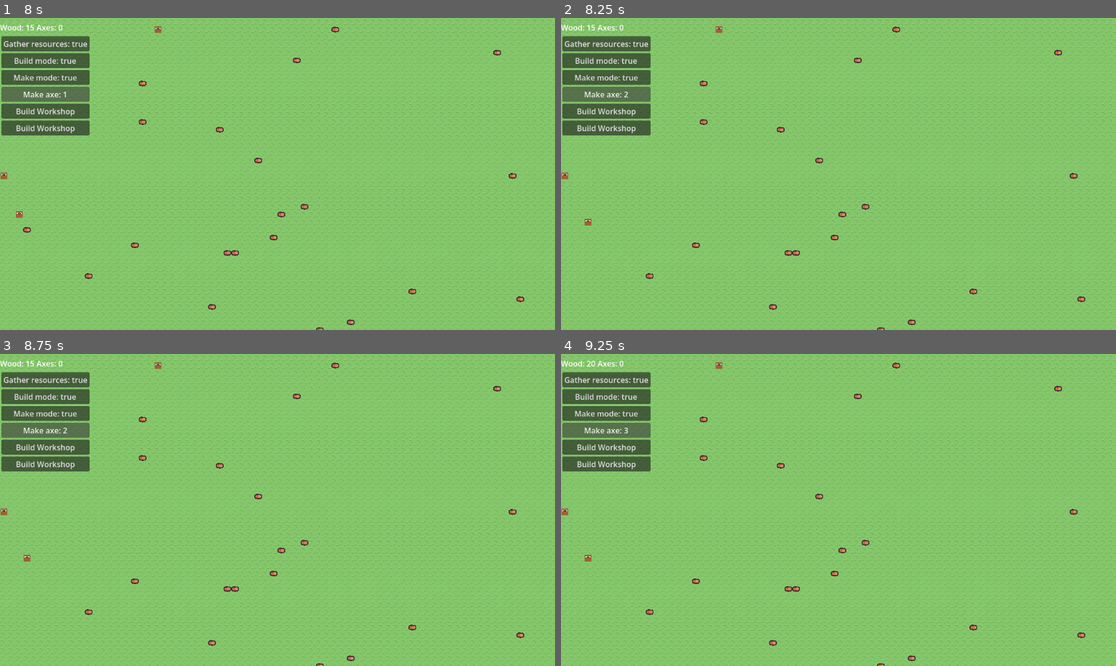
Above: before the commit, frames 1-4 (two rows, left to right).
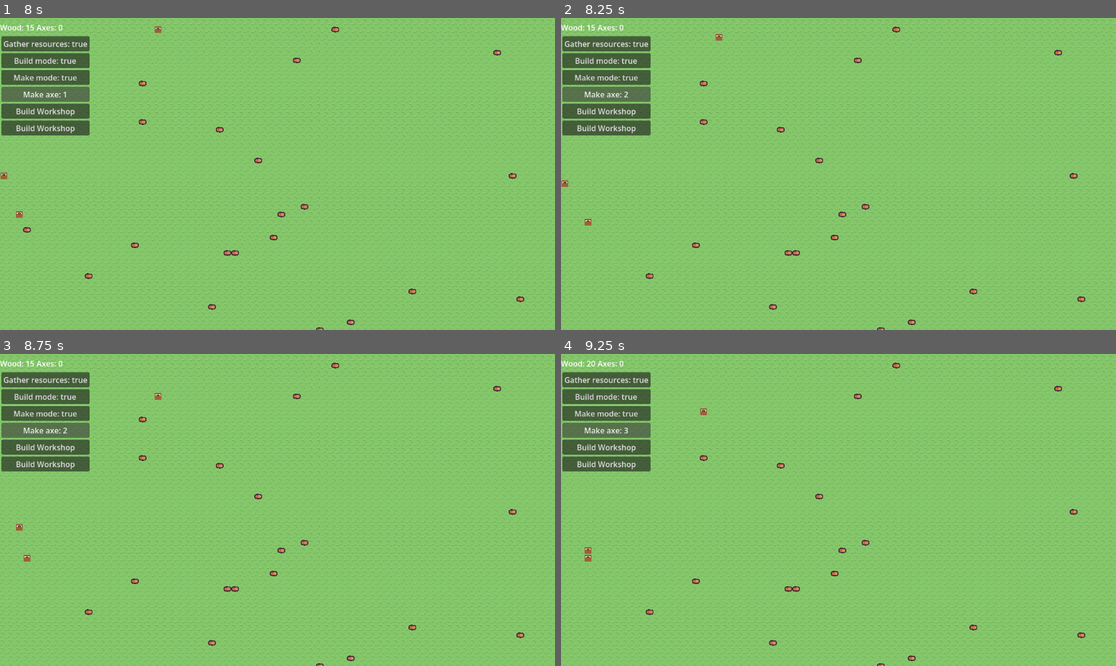
Above: after the commit, the same moments.

Repository: amandodaw/zd-prototype
Game: Godot game, scene res://scenes/world.tscn
The game is run twice, just before and just after one commit, with the same random seed, the same clock (stepped at 60 frames per second) and the same inputs.
Inputs:
- Up to frame 1 (8 s): click "Gather resources: 0" at 0.5 s; click "Gather resources: true" at 1.25 s; click "Gather resources: false" at 2 s; click "Gather resources: 0" at 2.75 s; click "Build mode: true" at 3.5 s; click "Build mode: false" at 4.25 s; click "Gather resources: 0" at 5 s; click "Make mode: true" at 5.75 s; click "Make mode: false" at 6.5 s; click "Make sword: 0" at 7.25 s
- Up to frame 2 (8.25 s): click "Make axe: 1" at 8 s
- Up to frame 3 (8.75 s): no input
- Up to frame 4 (9.25 s): click "Make axe: 2" at 8.75 s

Frame 1 is identical in both runs. In frame 2, 0.1% of the frame differs, in the area x 0-30%, y 2-55%; in frame 3, 0.1%; in frame 4, 0.1%, in the area x 0-30%, y 2-65%.

Commit message:
añadida make action

Diff:
--- a/scripts/human.gd
+++ b/scripts/human.gd
@@ -43,7 +43,7 @@
 		city_comp.Tasks.BUILD:
 			build(delta)
 		city_comp.Tasks.MAKE:
-			pass
+			make(delta)
 		city_comp.Tasks.GATHER_RESOURCES:
 			gather(delta)
 
@@ -63,9 +63,10 @@
 			if take_build_action():
 				current_job = city_comp.Tasks.BUILD
 				return
-		if city_comp.tasks[city_comp.Tasks.MAKE]:
-			current_job = city_comp.Tasks.MAKE
-			return
+		if city_comp.tasks[city_comp.Tasks.MAKE] and !city_comp.make_orders.is_empty():
+			if take_make_action():
+				current_job = city_comp.Tasks.MAKE
+				return
 		if city_comp.tasks[city_comp.Tasks.GATHER_RESOURCES]:
 			current_job = city_comp.Tasks.GATHER_RESOURCES
 			return
@@ -185,10 +186,12 @@
 	for offset in workplace_form:
 		var target_cell = target_pos + offset
 		var atlas_coords = workplace_origin + offset
+
+		elements_map.set_cell(target_cell, 0, atlas_coords)
 		if offset == Vector2i(2, 2):
 			#poner donde van los humanos a crear cosas. donde "ven el workshop"
 			city_comp.entities.set(target_cell, "workplace")
-		elements_map.set_cell(target_cell, 0, atlas_coords)
+			continue
 		city_comp.astar.set_point_solid(target_cell, true)
 
 func place_wall() -> void:
@@ -211,6 +214,47 @@
 # MAKE
 # ------------------------------------------------
 
+func make(delta: float) -> void:
+
+	if !city_comp.tasks[city_comp.Tasks.MAKE]:
+		city_comp.wood_amount += make_axe_cost
+		reset_job()
+		return
+
+	if grid_pos == target_pos:
+
+		build_bar.visible = true
+
+		build_bar.value = make_axe_progress * 10
+
+		if make_axe_progress >= make_axe_needed:
+			make_axe_progress = 0
+			city_comp.axe_amount += 1
+			finish_build()
+			return
+		make_axe_progress += delta
+		return
+
+	follow_path(delta)
+
+func take_make_action() -> bool:
+	if !city_comp.make_orders.is_empty():
+		for make_order in city_comp.make_orders:
+			if city_comp.wood_amount < make_axe_cost:
+				print("not enough wood")
+				return false
+			target_pos = find_nearest("workplace")
+			if target_pos == INVALID:
+				print("no workplace available")
+				return false
+			city_comp.make_orders.erase(make_order)
+			city_comp.wood_amount -= make_axe_cost
+
+			reserve_target()
+			set_astar_path()
+			return true
+	print("no make order to take")
+	return false
 
 #---------------------
 	#UTILES
